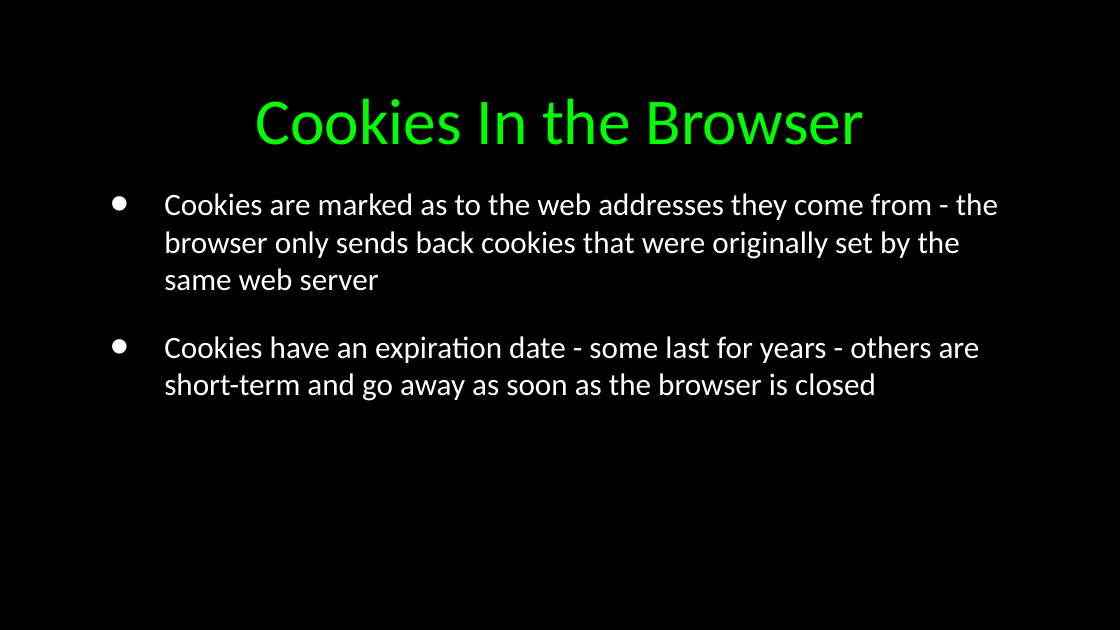
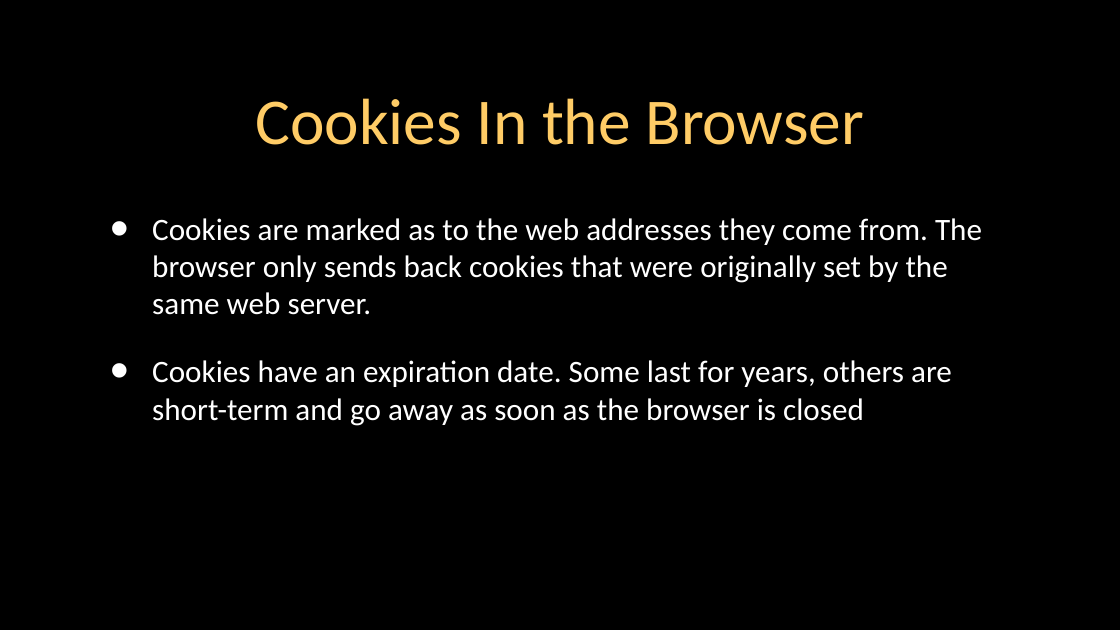
Before and after one commit to csev/wa4e, a slide deck: slide 7 of lectures/PHP-07-Cookies-Sessions.ppt. Drawn at 1120x630 pixels with LibreOffice and Linux fonts; fonts in the diff are those of the drawing. Boxes give left, top, right and bottom in pixels: in the first picture for what was removed or moved away, otherwise in the second. Text is boxed around its words. In the diff, an @@ line names an element or a change of style, - is before the commit and + after.

```diff
--- a/lectures/PHP-07-Cookies-Sessions.ppt
+++ b/lectures/PHP-07-Cookies-Sessions.ppt
@@ title "Cookies In the Browser" at <box>256,98,864,145</box>: text colour #00FF00 to #FFCC66 @@
@@ text at <box>152,218,982,426</box>: text changed @@
-• Cookies are marked as to the web addresses they come from - the browser only sends back cookies that were originally set by the same web server
-• Cookies have an expiration date - some last for years - others are short-term and go away as soon as the browser is closed
+• Cookies are marked as to the web addresses they come from. The browser only sends back cookies that were originally set by the same web server.
+• Cookies have an expiration date. Some last for years, others are short-term and go away as soon as the browser is closed
```
Also in this commit, not shown: 34 other slides changed, 3 other files.
